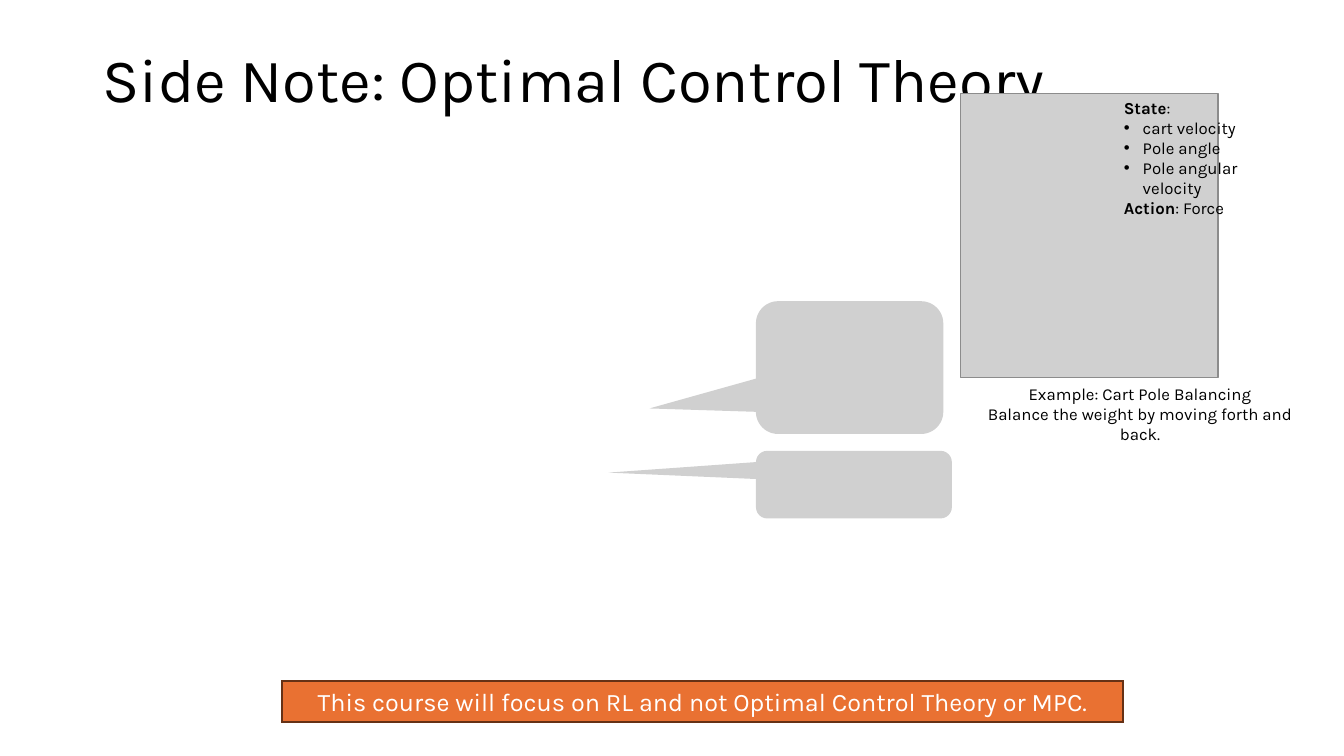
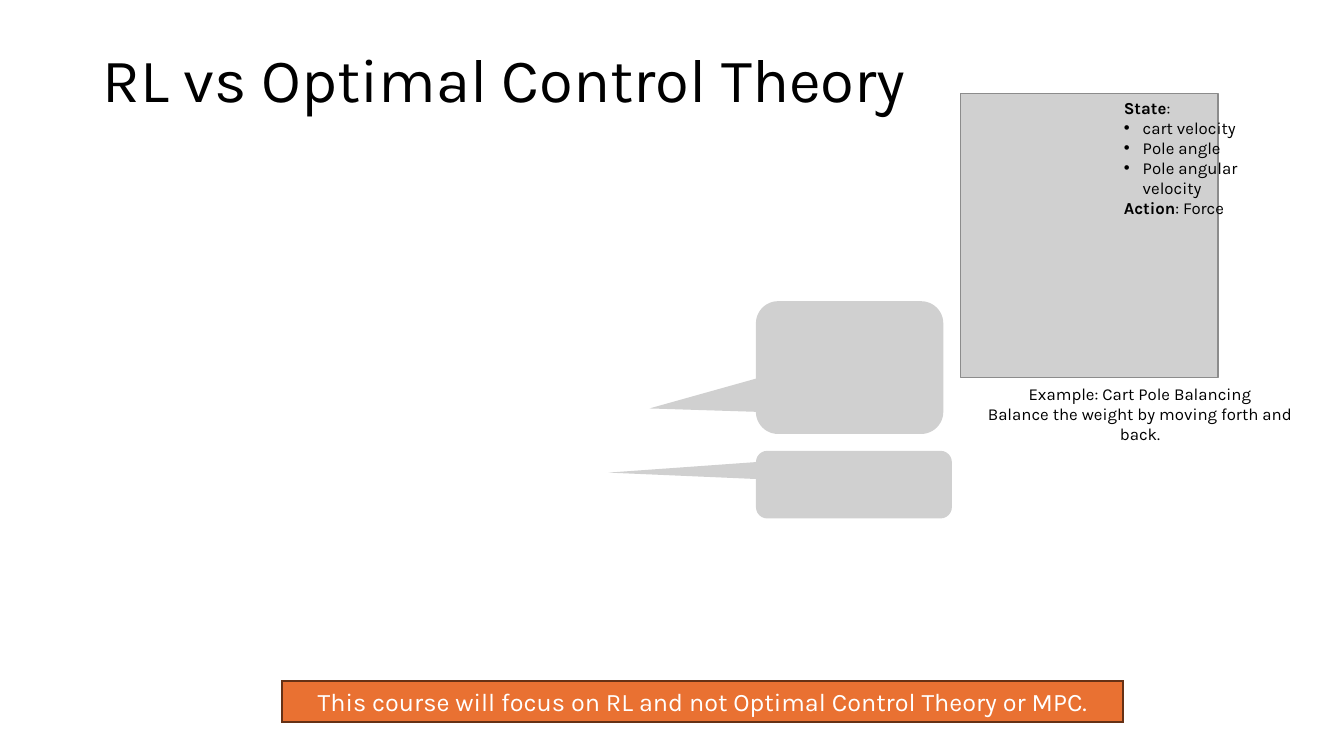
Before and after one commit to mhahsler/Introduction_to_Reinforcement_Learning, a slide deck: slide 38 of slides/Lecture_Chapter01.pptx (slide 34 before the commit). Drawn at 1344x756 pixels with LibreOffice and Linux fonts; fonts in the diff are those of the drawing; grey boxes stand for pictures. Boxes give left, top, right and bottom in pixels: in the first picture for what was removed or moved away, otherwise in the second. Text is boxed around its words. In the diff, an @@ line names an element or a change of style, - is before the commit and + after.

```diff
--- a/slides/Lecture_Chapter01.pptx
+++ b/slides/Lecture_Chapter01.pptx
@@ title at (x1=102, y1=59, x2=905, y2=117): text changed @@
-Side Note: Optimal Control Theory
+RL vs Optimal Control Theory
```
Also in this commit, not shown: 14 other slides changed, 8 slides added, 4 slides removed, 21 other files.
